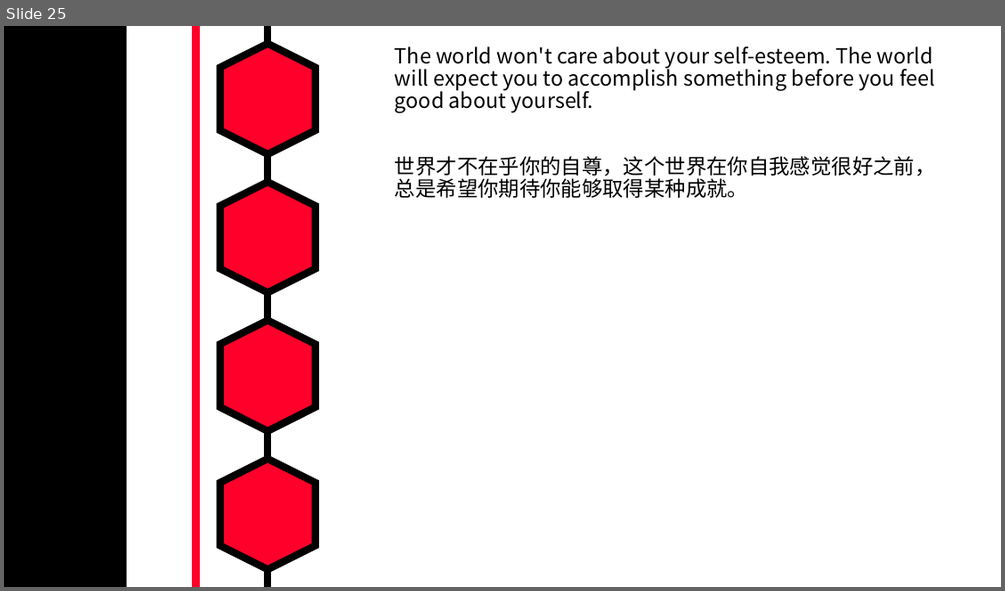
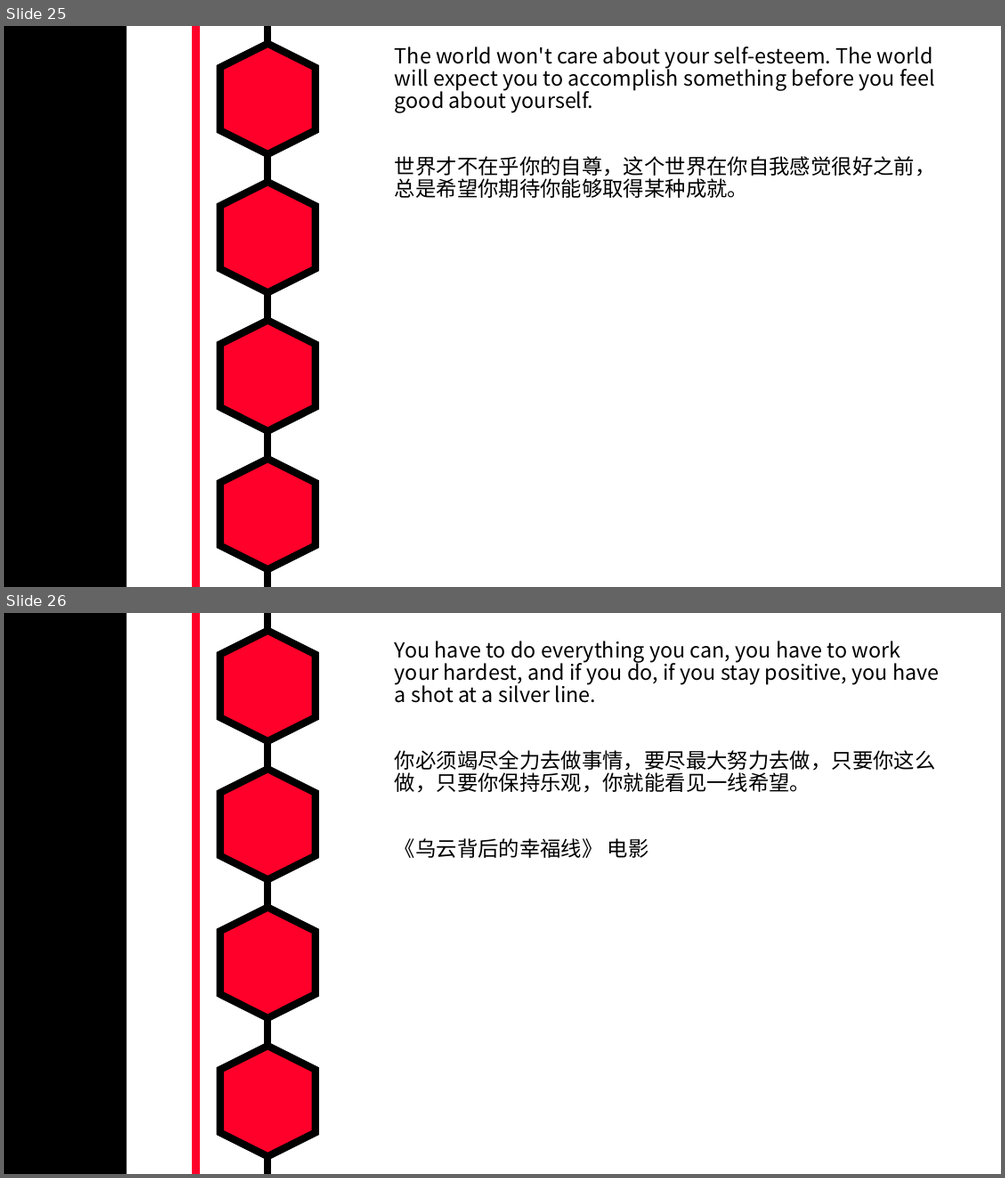
Before and after one commit to MarkShen1992/PPT-template, a slide deck: morning reading/iridescent english sentenses.pptx. Shown one above the other, each under a label of ours: slide 25 before the commit, slides 25 and 26 after it. The pictures are 1005x591 and 1005x1178 pixels, drawn with LibreOffice and Linux fonts; fonts in the diff are those of the drawing. Boxes give left, top, right and bottom in pixels: in the first picture for what was removed or moved away, otherwise in the second. Text is boxed around its words. In the diff, an @@ line names an element or a change of style, - is before the commit and + after.

Commit message:
add a classic sentence

```diff
--- a/morning reading/iridescent english sentenses.pptx
+++ b/morning reading/iridescent english sentenses.pptx
@@ slide 26 added at bbox=[4, 613, 1001, 1174], background #FFFFFF; not listed: 7 template elements that a slide beside it also shows @@
@@ text added at bbox=[395, 641, 938, 858], 20 pt, text #000000 @@
+You have to do everything you can, you have to work your hardest, and if you do, if you stay positive, you have a shot at a silver line.
+你必须竭尽全力去做事情，要尽最大努力去做，只要你这么做，只要你保持乐观，你就能看见一线希望。
+《乌云背后的幸福线》 电影
```
